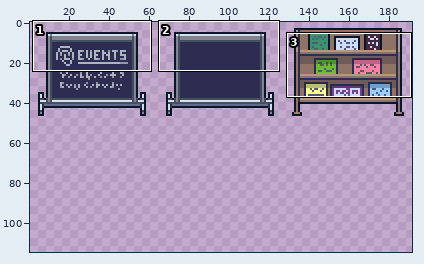
File history of a sprite sheet, tilesets/info_boards.png. Above: a wide view before the commit, with the close-up outlined.
Close-up. First the earlier version:
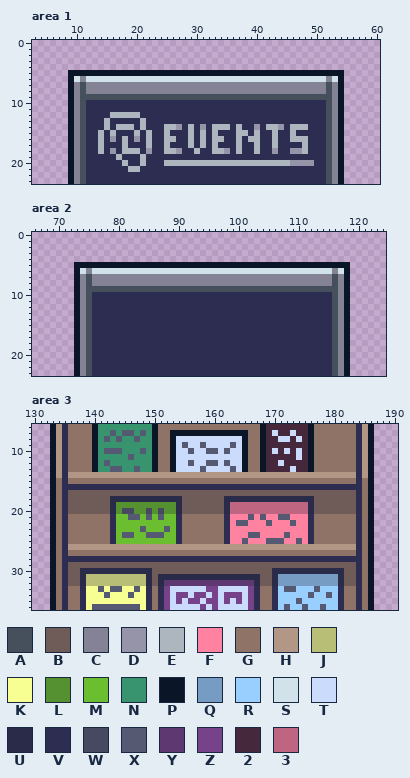
The file is 192x128 pixels. Shown: area 1: x 3..60, y 0..23; area 2: x 66..124, y 0..23; area 3: x 130..190, y 6..36. The old version is drawn lined up with the new one. The wide view leaves out empty margins. The commit also changed other parts of the picture, which this record leaves out.
Palette (. is transparent): A #464f5c  B #6f5b58  C #848295  D #9594a9  E #adb5be  F #ff82a1  G #8e7366  H #b29787  J #b9be77  K #f7ff92  L #559031  M #6abe30  N #37946e  P #0a1627  Q #769cc4  R #98cfff  S #d1e2eb  T #cbdbfc  U #2a2a49  V #2c2d51  W #474960  X #565972  Y #5e3871  Z #76428a  2 #45283c  3 #be6681
Pixels before, area 1, first column x 9:
 5 PPPPPPPPPPPPPPPPPPPPPPPPPPPPPPPPPPPPPPPPPPPPPP
 6 PSCSSSSSSSSSSSSSSSSSSSSSSSSSSSSSSSSSSSSSSSSCSP
 7 PCACCCCCCCCCCCCCCCCCCCCCCCCCCCCCCCCCCCCCCCCACP
 8 PCACCCCCCCCCCCCCCCCCCCCCCCCCCCCCCCCCCCCCCCCACP
 9 PCAAAAAAAAAAAAAAAAAAAAAAAAAAAAAAAAAAAAAAAAAACP
10 PCAVVVVVVVVVVVVVVVVVVVVVVVVVVVVVVVVVVVVVVVVACP
11 PCAVVVVVVVVVVVVVVVVVVVVVVVVVVVVVVVVVVVVVVVVACP
12 PCAVVVVEEEEEVVVVVVVVVVVVVVVVVVVVVVVVVVVVVVVACP
13 PCAVVVEVVVVVEVVVVVVVVVVVVVVVVVVVVVVVVVVVVVVACP
14 PCAVVVEVEEEVEVVVEEDVEVDVEEEVEVVDVEEDVEEEVVVACP
15 PCAVVEVEVVVEVEVVEVVVEVEVEVVVEEVEVVEVVEVVVVVACP
16 PCAVVEVDVEVDVEVVEEVVEVEVEEVVEVEEVVEVVEEEVVVACP
17 PCAVVEVVVEVVVEVVEVVVEVEVEVVVEVVEVVEVVVVEVVVACP
18 PCAVVEVDVEEEVDVVEEDVVEVVEEDVEVVEVVDVVDDEVVVACP
19 PCAVVVVVEVVVEVVVVVVVVVVVVVVVVVVVVVVVVVVVVVVACP
20 PCAVVVVVVEVVEVVVEEEEEEEEEEEEEEEEEEEEEDDDDVVACP
21 PCAVVVVVVVEEVVVVVVVVVVVVVVVVVVVVVVVVVVVVVVVACP
22 PCAVVVVVVVVVVVVVVVVVVVVVVVVVVVVVVVVVVVVVVVVACP
23 PCAVVVVVVVVVVVVVVVVVVVVVVVVVVVVVVVVVVVVVVVVACP
Pixels before, area 2, first column x 73:
 5 PPPPPPPPPPPPPPPPPPPPPPPPPPPPPPPPPPPPPPPPPPPPPP
 6 PSCSSSSSSSSSSSSSSSSSSSSSSSSSSSSSSSSSSSSSSSSCSP
 7 PCACCCCCCCCCCCCCCCCCCCCCCCCCCCCCCCCCCCCCCCCACP
 8 PCACCCCCCCCCCCCCCCCCCCCCCCCCCCCCCCCCCCCCCCCACP
 9 PCAAAAAAAAAAAAAAAAAAAAAAAAAAAAAAAAAAAAAAAAAACP
10 PCAVVVVVVVVVVVVVVVVVVVVVVVVVVVVVVVVVVVVVVVVACP
11 PCAVVVVVVVVVVVVVVVVVVVVVVVVVVVVVVVVVVVVVVVVACP
12 PCAVVVVVVVVVVVVVVVVVVVVVVVVVVVVVVVVVVVVVVVVACP
13 PCAVVVVVVVVVVVVVVVVVVVVVVVVVVVVVVVVVVVVVVVVACP
14 PCAVVVVVVVVVVVVVVVVVVVVVVVVVVVVVVVVVVVVVVVVACP
15 PCAVVVVVVVVVVVVVVVVVVVVVVVVVVVVVVVVVVVVVVVVACP
16 PCAVVVVVVVVVVVVVVVVVVVVVVVVVVVVVVVVVVVVVVVVACP
17 PCAVVVVVVVVVVVVVVVVVVVVVVVVVVVVVVVVVVVVVVVVACP
18 PCAVVVVVVVVVVVVVVVVVVVVVVVVVVVVVVVVVVVVVVVVACP
19 PCAVVVVVVVVVVVVVVVVVVVVVVVVVVVVVVVVVVVVVVVVACP
20 PCAVVVVVVVVVVVVVVVVVVVVVVVVVVVVVVVVVVVVVVVVACP
21 PCAVVVVVVVVVVVVVVVVVVVVVVVVVVVVVVVVVVVVVVVVACP
22 PCAVVVVVVVVVVVVVVVVVVVVVVVVVVVVVVVVVVVVVVVVACP
23 PCAVVVVVVVVVVVVVVVVVVVVVVVVVVVVVVVVVVVVVVVVACP
Pixels before, area 3, first column x 133:
 6 PHVGGGGPNNNNNNNNNPGGGGGGGGGGGGGGGGGP2222222PGGGGGGGVHP
 7 PHVGGGGPNNXNXXNXNPGGPPPPPPPPPPPPPGGP2T22T22PGGGGGGGVHP
 8 PHVGGGGPNXNXNNXNNPGGPTTTTTTTTTTTPGGP22TT2T2PGGGGGGGVHP
 9 PHVGGGGPNNNNNNNNNPGGPTXTTXTTTTXTPGGP2222222PGGGGGGGVHP
10 PHVGGGGPNXXXNNNXNPGGPTTXTTXXTXTTPGGP2T2T2T2PGGGGGGGVHP
11 PHVGGGGPNNNNNXNNNPGGPTTTTTTTTTTTPGGP22222T2PGGGGGGGVHP
12 PHVGGGGPNXNNNNNNNPGGPTTXTTXXTXTTPGGP22T2222PGGGGGGGVHP
13 PHVGGGGPNNXXNNXNNPGGPTTTTXTTTTXTPGGP2222T22PGGGGGGGVHP
14 PHVHHHHHHHHHHHHHHHHHHHHHHHHHHHHHHHHHHHHHHHHHHHHHHHHVHP
15 PGVGGGGGGGGGGGGGGGGGGGGGGGGGGGGGGGGGGGGGGGGGGGGGGGGVGP
16 PGVVVVVVVVVVVVVVVVVVVVVVVVVVVVVVVVVVVVVVVVVVVVVVVVVVGP
17 PGVBBBBBBBBBBBBBBBBBBBBBBBBBBBBBBBBBBBBBBBBBBBBBBBBVGP
18 PGVBBBBBBBUUUUUUUUUUUUBBBBBBBUUUUUUUUUUUUUUUBBBBBBBVGP
19 PGVBBBBBBBULLLLLLLLLLUBBBBBBBU3333333333333UBBBBBBBVGP
20 PGVBBBBBBBULWWLLWLWLLUBBBBBBBU3333333333333UBBBBBBBVGP
21 PGVGGGGGGGVMMXXMXMXMMVGGGGGGGVFFFXFXFFXXFFFVGGGGGGGVGP
22 PGVGGGGGGGVMMMMMMMMMMVGGGGGGGVFXXFFFXFFFXFFVGGGGGGGVGP
23 PGVGGGGGGGVMMMMXMMMXMVGGGGGGGVFFFFFFFFFFFFFVGGGGGGGVGP
24 PGVGGGGGGGVMXXMMXXXMMVGGGGGGGVFFFXXFFFFXFFFVGGGGGGGVGP
25 PGVGGGGGGGVMMMMMMMMMMVGGGGGGGVFFXFFFXXXFFXFVGGGGGGGVGP
26 PGVHHHHHHHHHHHHHHHHHHHHHHHHHHHHHHHHHHHHHHHHHHHHHHHHVGP
27 PGVGGGGGGGGGGGGGGGGGGGGGGGGGGGGGGGGGGGGGGGGGGGGGGGGVGP
28 PGVVVVVVVVVVVVVVVVVVVVVVVVVVVVVVVVVVVVVVVVVVVVVVVVVVGP
29 PGVBBBBBBBBBBBBBBBBBBBBBBBBBBBBBBBBBBBBBBBBBBBBBBBBVGP
30 PGVBBUUUUUUUUUUUUBBBBBBBBBBBBBBBBBBBBUUUUUUUUUUUUBBVGP
31 PGVBBUJJJJJJJJJJUBUUUUUUUUUUUUUUUUUBBUQQQQQQQQQQUBBVGP
32 PGVBBUJJJJJJJJJJUBUYYYYYYYYYYYYYYYUBBUQQQQQQQQQQUBBVGP
33 PGVGGVKKXKXXKKXKVGVZTTTTTTZZTTTTTZVGGVRXXRRRXRRRVGGVGP
34 PGVGGVKKKXKKKXKKVGVZTZZTZZTZTZZZTZVGGVRRRRRXRRXRVGGVGP
35 PGVGGVKKKKKKKKKKVGVZTZTZZTZZTZTZTZVGGVRRRXRRRRRRVGGVGP
36 PGVGGVKXXXXXXXXKVGVZTTTTTZTZTTTTTZVGGVRXRRXRRXRRVGGVGP
After the commit:
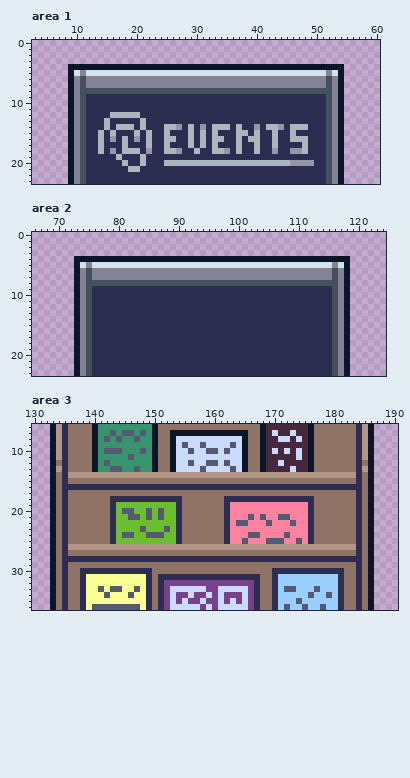
Changes in this commit:
whole drawing moved by +0,-3 (the old picture is shown already moved)
Area 1:
y 4: x 9..54 .............................................. -> PPPPPPPPPPPPPPPPPPPPPPPPPPPPPPPPPPPPPPPPPPPPPP
y 5: x 10..53 PPPPPPPPPPPPPPPPPPPPPPPPPPPPPPPPPPPPPPPPPPPP -> SCSSSSSSSSSSSSSSSSSSSSSSSSSSSSSSSSSSSSSSSSCS
y 6: x 10..53 SCSSSSSSSSSSSSSSSSSSSSSSSSSSSSSSSSSSSSSSSSCS -> CACCCCCCCCCCCCCCCCCCCCCCCCCCCCCCCCCCCCCCCCAC
y 8: x 12..51 CCCCCCCCCCCCCCCCCCCCCCCCCCCCCCCCCCCCCCCC -> AAAAAAAAAAAAAAAAAAAAAAAAAAAAAAAAAAAAAAAA
y 9: x 12..51 AAAAAAAAAAAAAAAAAAAAAAAAAAAAAAAAAAAAAAAA -> VVVVVVVVVVVVVVVVVVVVVVVVVVVVVVVVVVVVVVVV
Area 2:
y 4: x 73..118 .............................................. -> PPPPPPPPPPPPPPPPPPPPPPPPPPPPPPPPPPPPPPPPPPPPPP
y 5: x 74..117 PPPPPPPPPPPPPPPPPPPPPPPPPPPPPPPPPPPPPPPPPPPP -> SCSSSSSSSSSSSSSSSSSSSSSSSSSSSSSSSSSSSSSSSSCS
y 6: x 74..117 SCSSSSSSSSSSSSSSSSSSSSSSSSSSSSSSSSSSSSSSSSCS -> CACCCCCCCCCCCCCCCCCCCCCCCCCCCCCCCCCCCCCCCCAC
y 8: x 76..115 CCCCCCCCCCCCCCCCCCCCCCCCCCCCCCCCCCCCCCCC -> AAAAAAAAAAAAAAAAAAAAAAAAAAAAAAAAAAAAAAAA
y 9: x 76..115 AAAAAAAAAAAAAAAAAAAAAAAAAAAAAAAAAAAAAAAA -> VVVVVVVVVVVVVVVVVVVVVVVVVVVVVVVVVVVVVVVV
Area 3:
y 12: x 134 H -> G; x 185 H -> G
y 14: x 134 H -> G; x 185 H -> G
y 17: x 136..183 BBBBBBBBBBBBBBBBBBBBBBBBBBBBBBBBBBBBBBBBBBBBBBBB -> GGGGGGGGGGGGGGGGGGGGGGGGGGGGGGGGGGGGGGGGGGGGGGGG
y 18: x 136..183 BBBBBBBUUUUUUUUUUUUBBBBBBBUUUUUUUUUUUUUUUBBBBBBB -> GGGGGGGVVVVVVVVVVVVGGGGGGGVVVVVVVVVVVVVVVGGGGGGG
y 19: x 136..183 BBBBBBBULLLLLLLLLLUBBBBBBBU3333333333333UBBBBBBB -> GGGGGGGVMMMMMMMMMMVGGGGGGGVFFFFFFFFFFFFFVGGGGGGG
y 20: x 136..183 BBBBBBBULWWLLWLWLLUBBBBBBBU3333333333333UBBBBBBB -> GGGGGGGVMXXMMXMXMMVGGGGGGGVFFFFFFFFFFFFFVGGGGGGG
y 29: x 136..183 BBBBBBBBBBBBBBBBBBBBBBBBBBBBBBBBBBBBBBBBBBBBBBBB -> GGGGGGGGGGGGGGGGGGGGGGGGGGGGGGGGGGGGGGGGGGGGGGGG
y 30: x 136..183 BBUUUUUUUUUUUUBBBBBBBBBBBBBBBBBBBBUUUUUUUUUUUUBB -> GGVVVVVVVVVVVVGGGGGGGGGGGGGGGGGGGGVVVVVVVVVVVVGG
y 31: x 136..183 BBUJJJJJJJJJJUBUUUUUUUUUUUUUUUUUBBUQQQQQQQQQQUBB -> GGVKKKKKKKKKKVGVVVVVVVVVVVVVVVVVGGVRRRRRRRRRRVGG
y 32: x 136..183 BBUJJJJJJJJJJUBUYYYYYYYYYYYYYYYUBBUQQQQQQQQQQUBB -> GGVKKKKKKKKKKVGVZZZZZZZZZZZZZZZVGGVRRRRRRRRRRVGG
Changed places in both close-ups, as pixel boxes (x1, y1, x2, y2):
changed: (68, 64, 344, 100)
changed: (74, 256, 350, 292)
changed: (56, 460, 368, 514)
changed: (68, 562, 356, 586)
